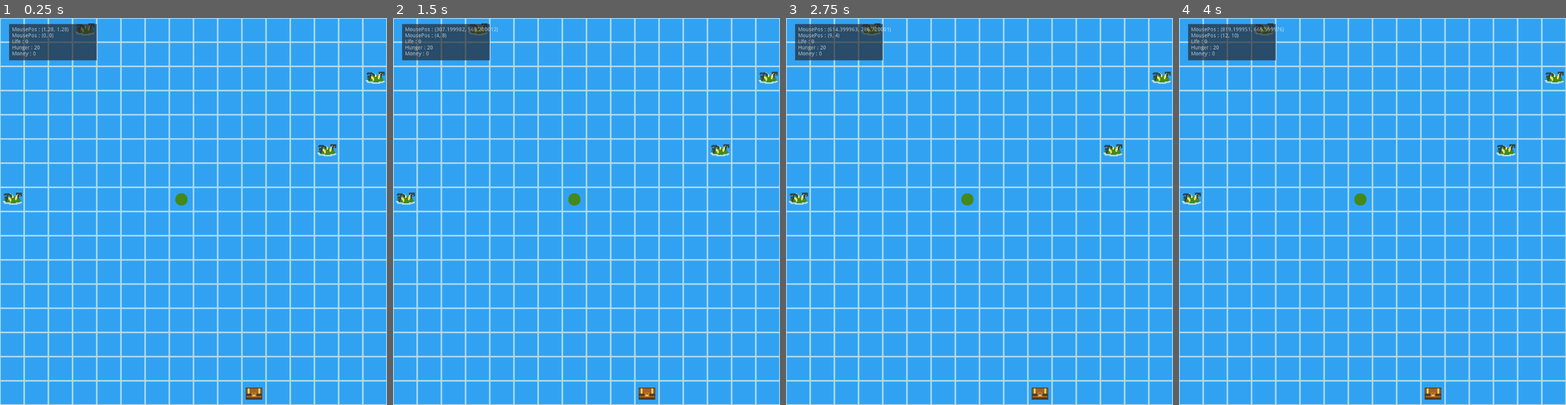
Above: before the commit, frames 1-4 (left to right).
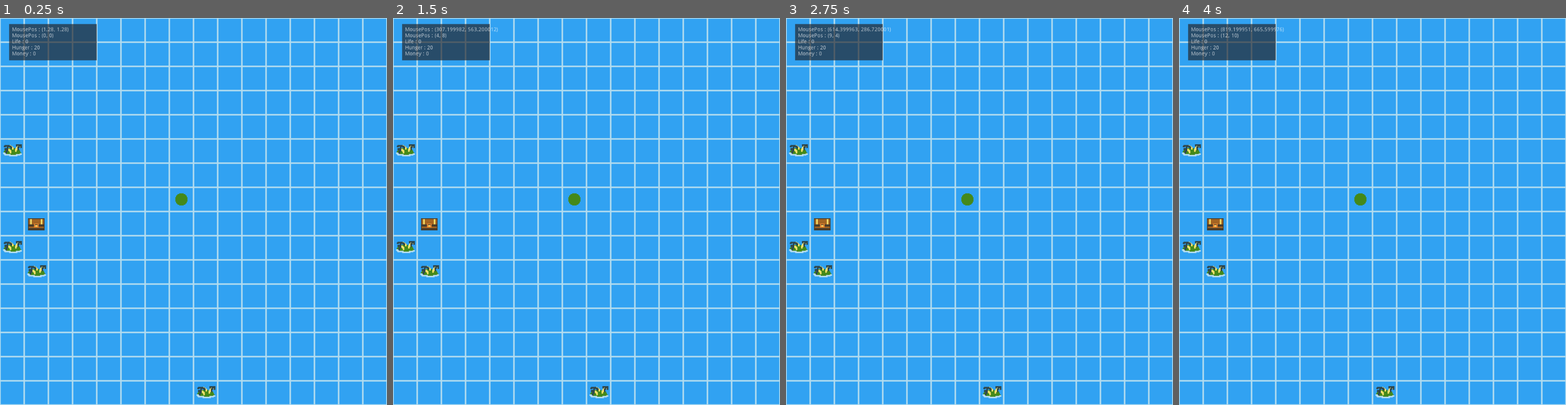
Above: after the commit, the same moments.

Repository: MrSheeplip/JamEstLa_Pirate
Game: Godot game, scene res://Pirate/scn/PrincipalScene.tscn
Same seed, same stepped clock (60 frames per second), same inputs: the game is played once before the commit and once after it.
Inputs (mouse positions are in pixels of both pictures, inside the frame that each line leads up to):
- Up to frame 1 (0.25 s): no input
- Up to frame 2 (1.5 s): tap Enter at 0.5 s; move the mouse to (671, 192) at 0.52 s; click (671, 192) at 0.6 s; right-click (671, 192) at 0.8 s; tap Space at 1.25 s; move the mouse to (509, 230) at 1.27 s; right-click (509, 230) at 1.35 s
- Up to frame 3 (2.75 s): click (902, 230) at 1.55 s; tap Enter at 2 s; move the mouse to (1018, 126) at 2.02 s; click (1018, 126) at 2.1 s; right-click (1018, 126) at 2.3 s
- Up to frame 4 (4 s): tap Space at 2.75 s; move the mouse to (1353, 288) at 2.77 s; right-click (1353, 288) at 2.85 s; click (1353, 288) at 3.05 s; tap Enter at 3.5 s; move the mouse to (1488, 269) at 3.52 s; click (1488, 269) at 3.6 s; right-click (1488, 269) at 3.8 s

The runs differ from the first frame. In frame 1, 1.2% of the frame differs, in the area x 0-100%, y 1-99%; in frame 2, 1.2%; in frame 3, 1.2%; in frame 4, 1.2%.

Commit message:
refacto Selector

Diff:
--- a/Pirate/scn/PrincipalScene.tscn
+++ b/Pirate/scn/PrincipalScene.tscn
@@ -1,147 +1,23 @@
-[gd_scene load_steps=7 format=2]
+[gd_scene load_steps=9 format=2]
 
 [ext_resource path="res://Pirate/Assets/Tilemap/TilemapPirateTest.png" type="Texture" id=1]
 [ext_resource path="res://Pirate/Assets/Cursor/Selector.png" type="Texture" id=2]
 [ext_resource path="res://Pirate/Assets/Fonts/PIXEAB__.TTF" type="DynamicFontData" id=3]
+[ext_resource path="res://Pirate/scn/Selector.gd" type="Script" id=4]
+[ext_resource path="res://Pirate/scn/TileMapWorld.gd" type="Script" id=5]
 
 [sub_resource type="GDScript" id=1]
 script/source = "extends Node2D
 
 onready var Map : TileMap = $Map
-onready var CameraWorld : Viewport = $Viewport
 onready var Selector : Sprite = $Selector
 onready var DebugMode : Panel = $Debug
-onready var SelectorLabel = $Selector/SelectorLabel
-
-var PlayerTile # Array avec la node du joueur sur la tilemap
-var PlayerPosTile # Pos du joueur (Tilemap)
-var PlayerPosReal # Pos du joueur (Monde)
-
-var MapSize : Array #Array avec tout les nodes des cellules sur la tilemap
-var ChestPos  #Pos du coffre (tilemap)
-var IslandTiles : Array #Array avec tout les cellules des îles (tilemap)
-
-var MousePosReal #pos de la souris (monde)
-var MousePosTile # pos de la souris (tilemap)
-
-# bool en fonction du cursor
-var SelectorIsActived : bool
-var SelectorOnPlayer : bool
-var SelectorOnChest : bool
-var SelectorOnIsland : bool
-var SelectorOnMovement : bool
-
-func _ready():
-	Map.set_cell(7,7,1)
-	PlayerTiles()
-	SelectorIsActived = false
-	Selector.visible = false
-
-	MapSize = Map.get_used_cells()
-	RandiTiles()
 
 func _process(delta):
-	var DebugMousePos
-	var IslandCellPos
 
 	Debug()
-	SelectorMovement()
-
-	if SelectorIsActived: #si le curseur est apparu sur l'écran
-		if SelectorOnPlayer:
-			Player.movement(PlayerPosTile,MousePosTile,SelectorLabel)
-		if SelectorOnMovement:
-			pass
-		if SelectorOnChest:
-			if MousePosTile != ChestPos:
-				SelectorIsActived = false
-				Selector.visible = false
-				SelectorOnChest = false
-		if SelectorOnIsland:
-			if not IslandTiles.has(MousePosTile):
-				SelectorOnIsland = false
-				SelectorIsActived = false
-				Selector.visible = false
-	else: #si le curseur n'est pas sur l'écran
-		Selector.visible = false
-		if Input.is_action_just_pressed(\"MouseLeft\") and MousePosTile == PlayerPosTile: #si souris sur Navire
-			SelectorOnPlayer = true
-			SelectorIsActived = true
-			Selector.visible = true
-		elif MousePosTile == ChestPos: #si souris sur Coffre
-			SelectorIsActived = true
-			Selector.visible = true
-			SelectorOnChest = true
-		elif IslandTiles.has(MousePosTile):
-			SelectorOnIsland = true
-			SelectorIsActived = true
-			Selector.visible = true
-
-func SelectorMovement(): #gère tout ce qui concerne le curseur
-	var Offset = Vector2(32,32)
-	var PreHunger : int
-
-	MousePosReal = get_global_mouse_position()
-	MousePosTile = Map.world_to_map(MousePosReal)
-
-	Selector.position = lerp(Selector.position,Map.map_to_world(MousePosTile) + Offset, 0.2)
-
-	#Change le texte du label
-	if SelectorIsActived and SelectorOnPlayer: #si Navire
-		PreHunger = Player.movement(PlayerPosTile,MousePosTile,SelectorLabel)
-	if SelectorIsActived and SelectorOnChest: #si Coffre
-		SelectorLabel.text = \"Chest\"
-	if SelectorIsActived and SelectorOnIsland:
-		SelectorLabel.text = \"Island\"
-
-	# Si le joueur appuye sur le navire
-	if Input.is_action_just_pressed(\"MouseRight\") and SelectorIsActived and SelectorOnPlayer:
-		SelectorIsActived = false
-		yield(get_tree().create_timer(0,1),\"timeout\")
-	if Input.is_action_just_pressed(\"MouseLeft\") and SelectorIsActived and SelectorOnPlayer:
-		if Player.Hunger > PreHunger or Player.Hunger == PreHunger:
-			if PlayerPosTile != MousePosTile:
-				MovePlayer(PreHunger)
-
-func PlayerTiles():
-	PlayerTile = Map.get_used_cells_by_id(1) #array
-	for player in PlayerTile:
-		PlayerPosTile = player
-
-func MovePlayer(preHunger):
-	if SelectorIsActived:
-		Player.Hunger -= preHunger
-		Map.set_cellv(MousePosTile,1)
-		SelectorIsActived = false
-		yield(get_tree().create_timer(0,1),\"timeout\")
-		Map.set_cellv(PlayerPosTile,0)
-		PlayerTiles()
-
-func RandiTiles():
-	var CellsRandi : Array
-
-	for cell in MapSize:
-		var DistanceToPlayer
-		DistanceToPlayer = cell.distance_to(PlayerPosTile) as int
-		if DistanceToPlayer > 5 :
-			CellsRandi.append(cell)
-
-	while  ChestPos == null:
-		var randiArray
-		var randiPos =  CellsRandi.size()
-		randiArray = randi() % randiPos
-		ChestPos = CellsRandi[randiArray]
-		Map.set_cellv(ChestPos,3)
-
-	while  IslandTiles.size() < 4:
-			var SetCellPos
-			var randiArray
-			var randiPos =  CellsRandi.size()
-			randiArray = randi() % randiPos + 1
-			SetCellPos = CellsRandi[randiArray]
-			if !SetCellPos == ChestPos:
-				Map.set_cellv(SetCellPos,4)
-				IslandTiles.append(SetCellPos)
+	Selector.SelectorMovement()
+	Selector.SelectorChoose()
 
 func Debug():
 	var MousePosRealDebug := $Debug/MousePosReal
@@ -150,8 +26,8 @@
 	var HungerDebug := $Debug/Hunger
 	var MoneyDebug := $Debug/Money
 
-	MousePosRealDebug.text = \"MousePos : \" + str(MousePosReal)
-	MousePosTileDebug.text = \"MousePos : \" + str(MousePosTile)
+	MousePosRealDebug.text = \"MousePos : \" + str(Selector.MousePosReal)
+	MousePosTileDebug.text = \"MousePos : \" + str(Selector.MousePosTile)
 	LifeDebug.text = \"Life : \" + str(Player.Life)
 	HungerDebug.text = \"Hunger : \" + str(Player.Hunger)
 	MoneyDebug.text = \"Money : \" + str(Player.Money)
@@ -242,9 +118,11 @@
 tile_set = SubResource( 2 )
 format = 1
 tile_data = PoolIntArray( 0, 0, 0, 1, 0, 0, 2, 0, 0, 3, 0, 0, 4, 0, 0, 5, 0, 0, 6, 0, 0, 7, 0, 0, 8, 0, 0, 9, 0, 0, 10, …(3401 unchanged characters)…
+script = ExtResource( 5 )
 
 [node name="Selector" type="Sprite" parent="."]
 texture = ExtResource( 2 )
+script = ExtResource( 4 )
 
 [node name="SelectorLabel" type="Label" parent="Selector"]
 margin_left = 40.0
--- /dev/null
+++ b/Pirate/scn/Selector.gd
@@ -0,0 +1,103 @@
+extends Sprite
+
+onready var BaseNode = get_parent()
+onready var Map : TileMap = get_parent().get_node("Map")
+onready var SelectorLabel : Label = $SelectorLabel
+
+
+var PlayerPosTile
+var MousePosReal #pos de la souris (monde)
+var MousePosTile # pos de la souris (tilemap)
+
+# bool en fonction du cursor
+var SelectorIsActived : bool
+var SelectorOnPlayer : bool
+var SelectorOnChest : bool
+var SelectorOnIsland : bool
+var SelectorOnMovement : bool
+
+func _ready():
+	visible = false
+	SelectorIsActived = false
+	SelectorOnChest = false
+	SelectorOnIsland = false
+	SelectorOnPlayer = false
+	SelectorOnMovement = false
+	PlayerPosTile = Map.PlayerTiles()
+
+func SelectorMovement(): #gère tout ce qui concerne le curseur
+	var Offset = Vector2(32,32)
+
+	MousePosReal = get_global_mouse_position()
+	MousePosTile = Map.world_to_map(MousePosReal)
+
+	position = lerp(position,Map.map_to_world(MousePosTile) + Offset, 0.2)
+
+func SelectorTextLabel():
+	var TextLabel
+
+	#Change le texte du label
+	if SelectorOnPlayer:
+		TextLabel = "Your ship"
+	if SelectorOnChest:
+		TextLabel = "A Chest"
+	if SelectorOnIsland:
+		TextLabel = "A unknow island"
+	return TextLabel
+
+func PlayerOnMove():
+	var PreHunger : int
+
+	if Input.is_action_just_pressed("MouseRight") and SelectorOnMovement:
+		SelectorOnMovement = false
+		visible = false
+		yield(get_tree().create_timer(0,1),"timeout")
+	if Input.is_action_just_pressed("MouseLeft") and SelectorOnMovement:
+		if Player.Hunger > PreHunger or Player.Hunger == PreHunger:
+			if PlayerPosTile != MousePosTile:
+				MovePlayer(PreHunger)
+
+func SelectorChoose():
+	if SelectorOnPlayer:
+		if PlayerPosTile != MousePosTile:
+			SelectorOnPlayer = false
+			visible = false
+	else:
+		if PlayerPosTile == MousePosTile and Input.is_action_just_pressed("MouseLeft"):
+			SelectorOnPlayer = false
+			SelectorOnMovement = true
+		if PlayerPosTile == MousePosTile and not Input.is_action_just_pressed("MouseLeft"):
+			SelectorOnPlayer = true
+			SelectorLabel.text = SelectorTextLabel()
+			visible = true
+
+
+	if SelectorOnChest:
+		if MousePosTile != Map.ChestPos:
+			visible = false
+			SelectorOnChest = false
+	else:
+		if MousePosTile == Map.ChestPos: #si souris sur Coffre
+			SelectorOnChest = true
+			SelectorLabel.text = SelectorTextLabel()
+			visible = true
+
+	if SelectorOnIsland:
+		if not Map.IslandTiles.has(MousePosTile):
+			SelectorOnIsland = false
+			SelectorIsActived = false
+			visible = false
+	else:
+		if Map.IslandTiles.has(MousePosTile):
+			SelectorOnIsland = true
+			SelectorLabel.text = SelectorTextLabel()
+			visible = true
+
+func MovePlayer(preHunger):
+	if SelectorIsActived:
+		Player.Hunger -= preHunger
+		Map.set_cellv(MousePosTile,1)
+		SelectorIsActived = false
+		yield(get_tree().create_timer(0,1),"timeout")
+		Map.set_cellv(PlayerPosTile,0)
+		CoreNode.PlayerTiles()
--- /dev/null
+++ b/Pirate/scn/TileMapWorld.gd
@@ -0,0 +1,44 @@
+extends TileMap
+
+
+var MapSize : Array #Array avec tout les nodes des cellules sur la tilemap
+var ChestPos  #Pos du coffre (tilemap)
+var IslandTiles : Array #Array avec tout les cellules des îles (tilemap)
+
+func _ready():
+	set_cell(7,7,1)
+	MapSize = get_used_cells()
+	RandiTiles()
+
+func PlayerTiles():
+	var PlayerCell
+	var PlayerTile = get_used_cells_by_id(1) #array
+	for player in PlayerTile:
+		PlayerCell = player
+	return PlayerCell
+
+func RandiTiles():
+	var CellsRandi : Array
+
+	for cell in MapSize:
+		var DistanceToPlayer
+		DistanceToPlayer = cell.distance_to(PlayerTiles()) as int
+		if DistanceToPlayer > 5 :
+			CellsRandi.append(cell)
+
+	while ChestPos == null:
+		var randiArray
+		var randiPos =  CellsRandi.size()
+		randiArray = randi() % randiPos
+		ChestPos = CellsRandi[randiArray]
+		set_cellv(ChestPos,3)
+
+	while  IslandTiles.size() < 4:
+			var SetCellPos
+			var randiArray
+			var randiPos =  CellsRandi.size()
+			randiArray = randi() % randiPos + 1
+			SetCellPos = CellsRandi[randiArray]
+			if !SetCellPos == ChestPos:
+				set_cellv(SetCellPos,4)
+				IslandTiles.append(SetCellPos)
--- a/project.godot
+++ b/project.godot
@@ -22,6 +22,7 @@
 [autoload]
 
 Player="*res://Pirate/scn/Script/Player.gd"
+CoreNode="*res://Pirate/scn/PrincipalScene.tscn"
 
 [display]
 
